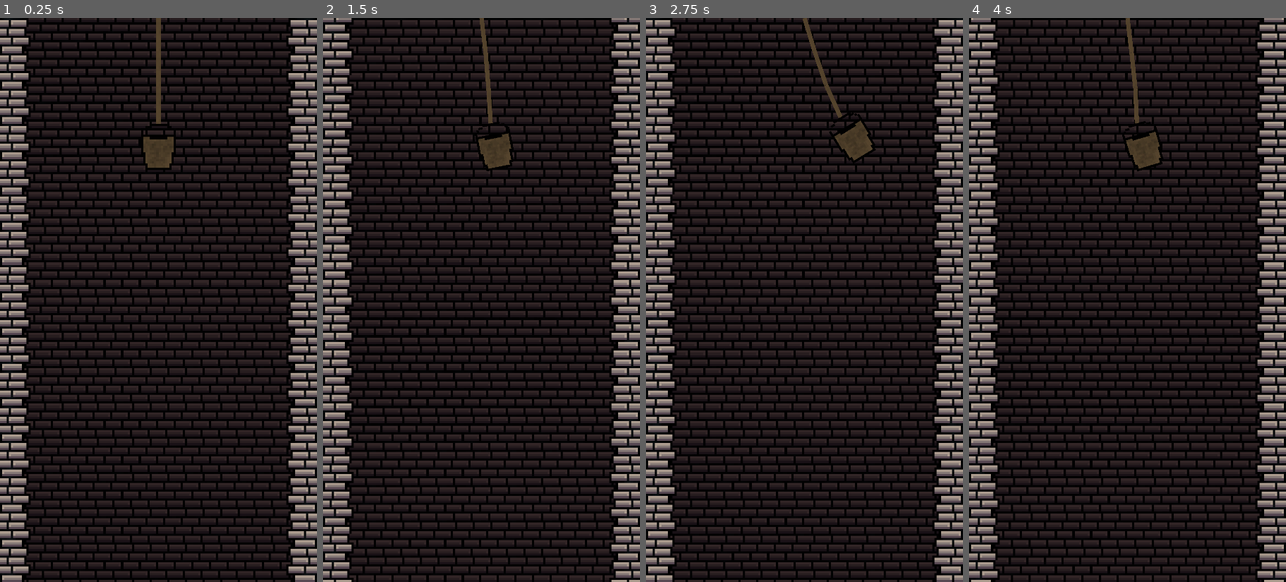
Above: before the commit, frames 1-4 (left to right).
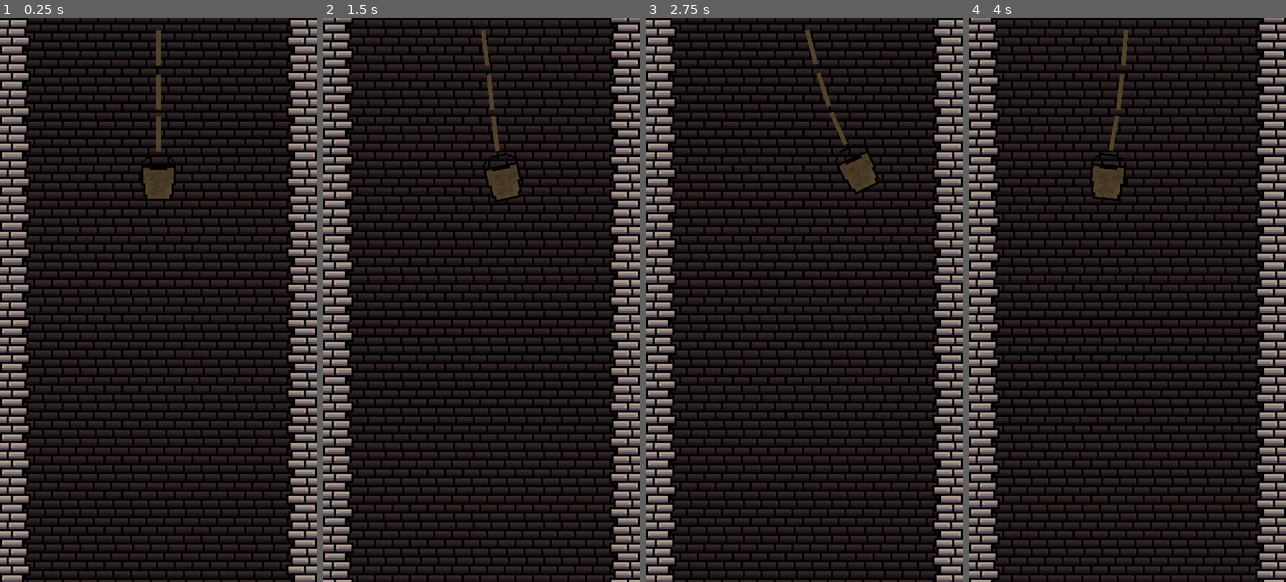
Above: after the commit, the same moments.

Repository: AdrienPiechocki/LudumDareAvril2025
Game: Godot game, scene res://Scenes/Game.tscn
Two runs of this game, one before a commit and one after it. Both use one fixed random seed, a clock stepped at 60 frames per second and the inputs below.
Inputs:
- Up to frame 1 (0.25 s): no input
- Up to frame 2 (1.5 s): hold Right (ui_right) 0.53-1.28 s; hold Down (ui_down) from 1.28 s (still down)
- Up to frame 3 (2.75 s): release Down (ui_down) at 2.03 s; hold Right (ui_right) from 2.03 s (still down)
- Up to frame 4 (4 s): release Right (ui_right) at 2.78 s; hold Up (ui_up) 2.78-3.53 s; hold Left (ui_left) from 3.53 s (still down)

The runs differ from the first frame. In frame 1, 1.0% of the frame differs, in the area x 44-56%, y 0-33%; in frame 2, 1.2%; in frame 3, 1.3%; in frame 4, 1.6%, in the area x 38-62%, y 0-33%.

Commit message:
Softness

Diff:
--- a/Scenes/Game.tscn
+++ b/Scenes/Game.tscn
@@ -38,6 +38,7 @@
 position = Vector2(0, 10)
 node_a = NodePath("../Source")
 node_b = NodePath("../Rope")
+softness = 1.0
 
 [node name="Rope" parent="Player" instance=ExtResource("3_j5yw3")]
 position = Vector2(0, 18)
@@ -46,6 +47,7 @@
 position = Vector2(0, 26)
 node_a = NodePath("../Rope")
 node_b = NodePath("../Rope2")
+softness = 1.0
 
 [node name="Rope2" parent="Player" instance=ExtResource("3_j5yw3")]
 position = Vector2(0, 34)
@@ -54,6 +56,7 @@
 position = Vector2(0, 42)
 node_a = NodePath("../Rope2")
 node_b = NodePath("../Rope3")
+softness = 1.0
 
 [node name="Rope3" parent="Player" instance=ExtResource("3_j5yw3")]
 position = Vector2(0, 50)
@@ -62,12 +65,14 @@
 position = Vector2(0, 58)
 node_a = NodePath("../Rope3")
 node_b = NodePath("../Bucket")
+softness = 1.0
 
 [node name="Bucket" type="RigidBody2D" parent="Player"]
 position = Vector2(0, 63)
 script = ExtResource("3_2irst")
 maxSpeed = 30000
 acceleration = 15000
+friction = 150
 
 [node name="BucketSprite" type="Sprite2D" parent="Player/Bucket"]
 texture = ExtResource("4_kldst")
Not shown: 1 places in Scenes/Game.tscn that only renumber resources
